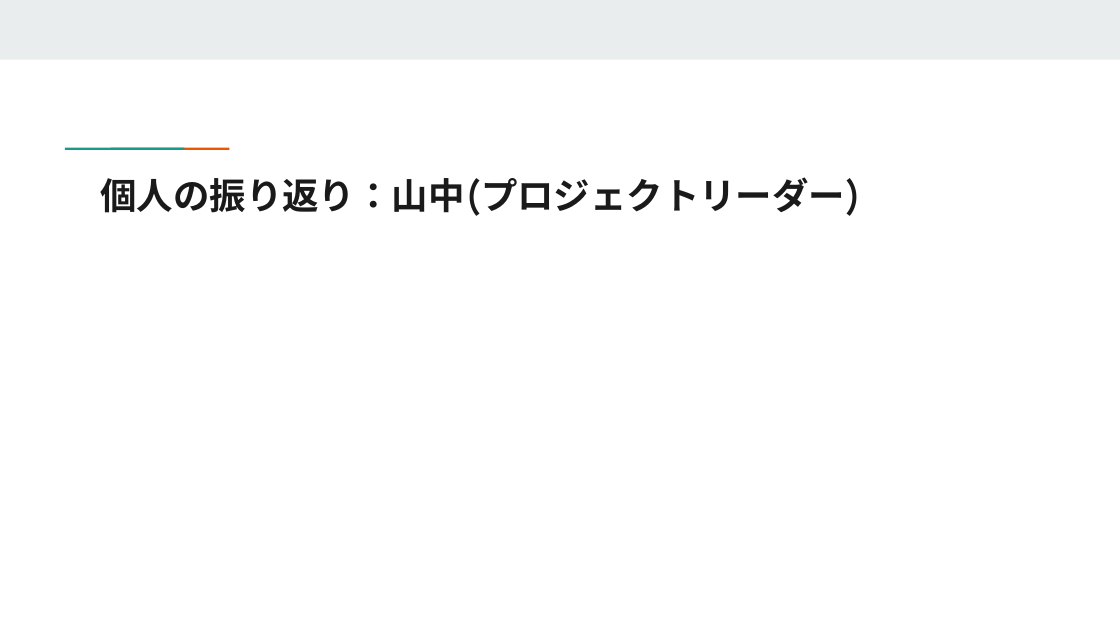
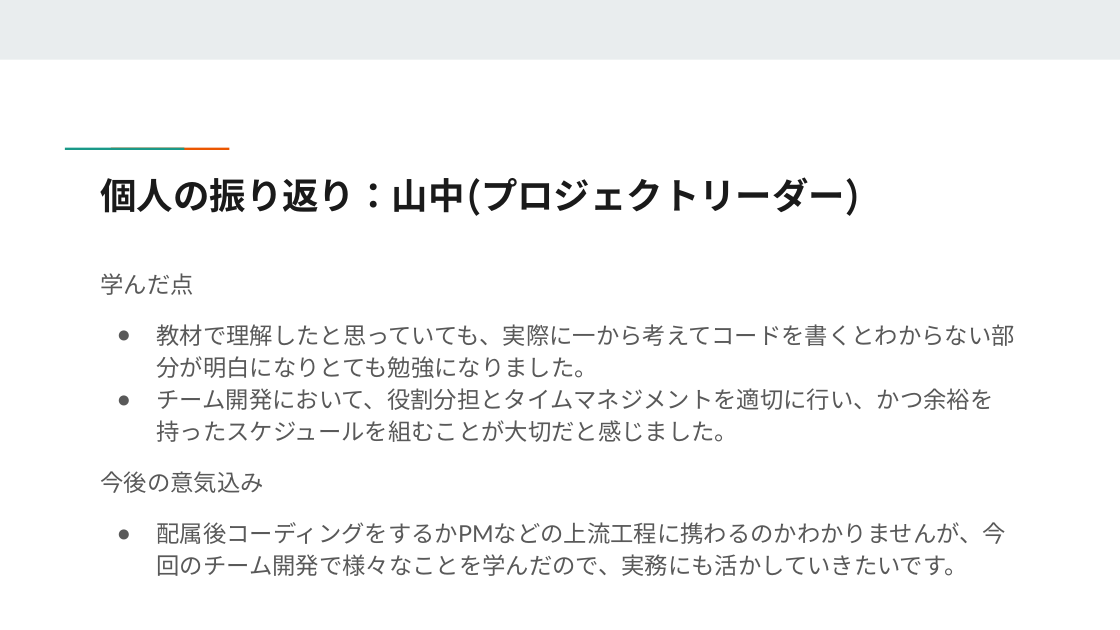
Before and after one commit to reskill-java-2024-nomura/Nomcnc, a slide deck: slide 12 of document/成果発表会資料.pptx (slide 11 before the commit). Drawn at 1120x630 pixels with LibreOffice and Linux fonts; fonts in the diff are those of the drawing. Boxes give left, top, right and bottom in pixels: in the first picture for what was removed or moved away, otherwise in the second. Text is boxed around its words. In the diff, an @@ line names an element or a change of style, - is before the commit and + after.

```diff
--- a/document/成果発表会資料.pptx
+++ b/document/成果発表会資料.pptx
@@ text added at (101,273,1015,576), 15 pt, text #595959 @@
+学んだ点
+● 教材で理解したと思っていても、実際に一から考えてコードを書くとわからない部分が明白になりとても勉強になりました。
+● チーム開発において、役割分担とタイムマネジメントを適切に行い、かつ余裕を持ったスケジュールを組むことが大切だと感じました。
+今後の意気込み
+● 配属後コーディングをするかPMなどの上流工程に携わるのかわかりませんが、今回のチーム開発で様々なことを学んだので、実務にも活かしていきたいです。
```
Also in this commit, not shown: 9 other slides changed, 1 slide added.
